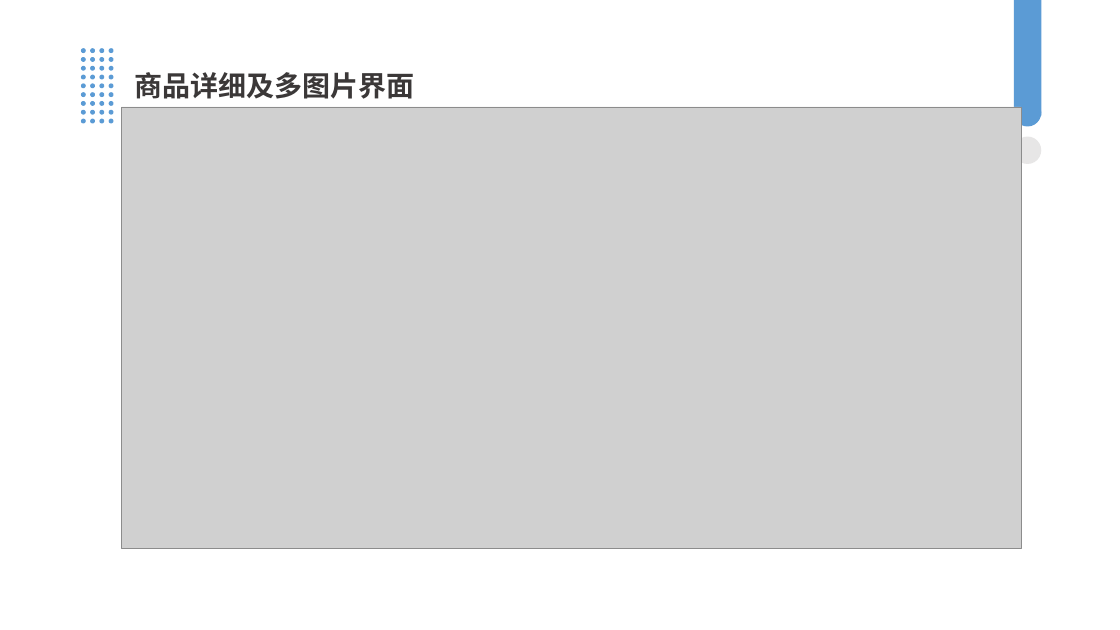
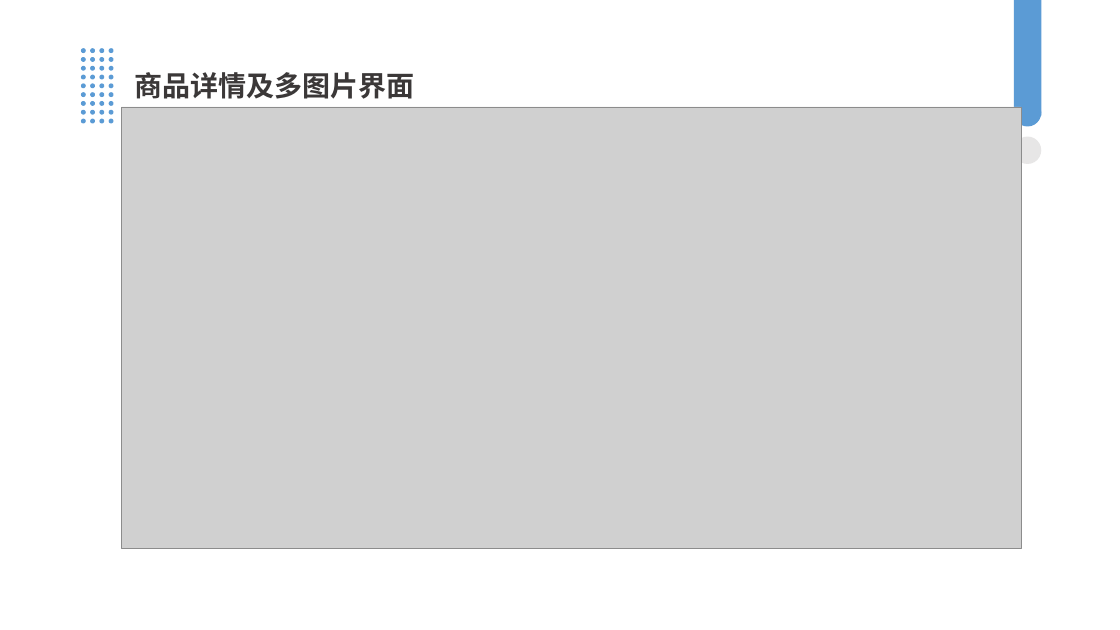
Before and after one commit to Starmoon30/Random-Shop, a slide deck: slide 12 of 其他/第五次阶段性评审PPT.pptx (slide 16 before the commit). Drawn at 1120x630 pixels with LibreOffice and Linux fonts; fonts in the diff are those of the drawing; grey boxes stand for pictures. Boxes give left, top, right and bottom in pixels: in the first picture for what was removed or moved away, otherwise in the second. Text is boxed around its words. In the diff, an @@ line names an element or a change of style, - is before the commit and + after.

```diff
--- a/其他/第五次阶段性评审PPT.pptx
+++ b/其他/第五次阶段性评审PPT.pptx
@@ text at (135, 72, 415, 99): text changed @@
-商品详细及多图片界面
+商品详情及多图片界面
```
Also in this commit, not shown: 6 other slides changed, 4 slides removed, 2 other files.
